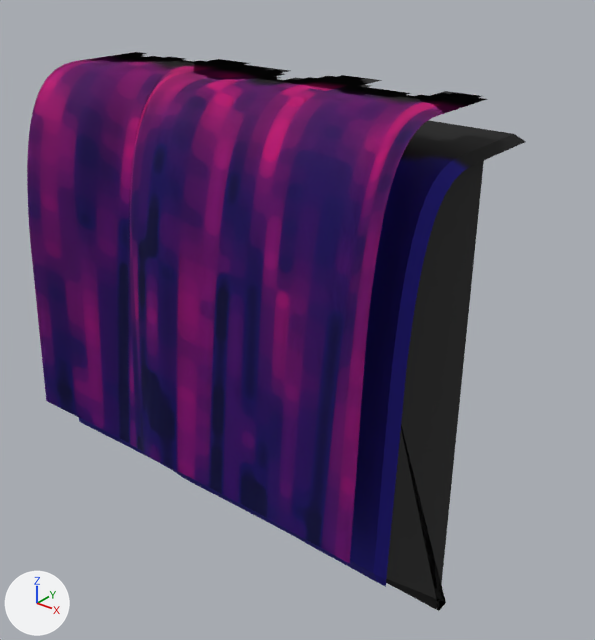
What one commit did to the glTF model public/models/enemies/newshh-129.glb.
Before and after are seen from a camera (50 mm lens) standing at (2.44, -4.22, 3.25) and looking at (0.01, -1.19, 1.37). Lighting does not change. The marker at lower left points along +X, +Y and +Z. The first picture is the older version. Vertices at exactly the same position are counted once.

Names of what the first picture shows: 'newshh-129-static', 'newshh-129-under', 'newshh-129-water-167', 'newshh-129-water-236' and 2 more.
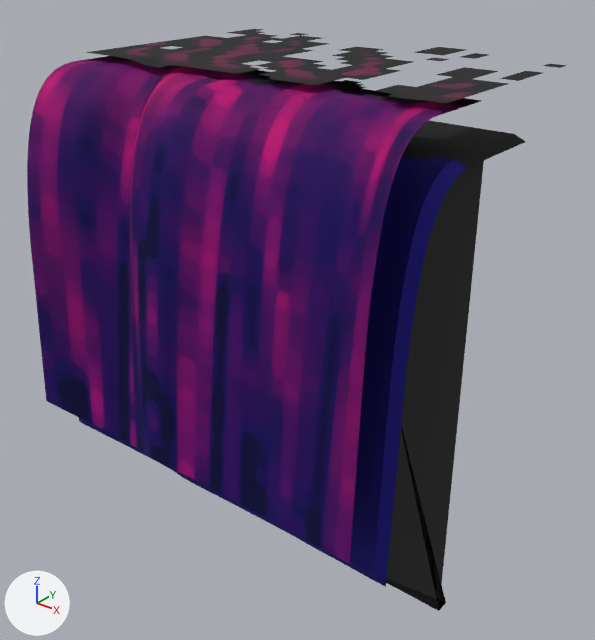
What changed in the scene script:
```text
Add img_rock_newshh_129_crest_tex:
    img_rock_newshh_129_crest_tex = load_image('rock_newshh-129_crest-tex', '_unpacked/rock_newshh-129_crest-tex', 256, 128, 'sRGB')
Add mat_rock_newshh_129_crest:
    mat_rock_newshh_129_crest = principled_material('rock_newshh-129_crest')
    mat_rock_newshh_129_crest.texture = img_rock_newshh_129_crest_tex
    mat_rock_newshh_129_crest.roughness = 0.78
Change me_newshh_129_water_236:
    used by ob_newshh_129_water_236; location = (0.0, 0.0, 0.5)
    remove me_newshh_129_water_236.from_pydata(...)  # 2163 vertices, 4110 faces; spans x -1.0..1.0, y -2.11..-1.17, z 0.28..2.13
    add me_newshh_129_water_236.from_pydata(...)  # 2074 vertices, 3952 faces; spans x -1.0..1.0, y -2.11..-1.26, z 0.28..2.13
    me_newshh_129_water_236 part 1
    89 vertices are removed from x -1.0..1.0, y -1.38..-1.17, z 2.13
    158 faces are deleted
Add me_newshh_129_crest:
    me_newshh_129_crest.from_pydata(...)  # 382 vertices, 558 faces; spans x -1.0..1.0, y -1.58..-0.33, z 1.64..1.67
    me_newshh_129_crest.materials.append(mat_rock_newshh_129_crest)  # picture img_rock_newshh_129_crest_tex
Add ob_newshh_129_crest:
    ob_newshh_129_crest = bpy.data.objects.new('newshh-129-crest', me_newshh_129_crest)
    ob_newshh_129_crest.location = (0.0, 0.0, 1.0)
```

Where the change shows, as pixel boxes (x1, y1, x2, y2) in the pictures (595 x 640 px):
'newshh-129-crest', added: after (86, 29, 567, 103)
part 1 of me_newshh_129_water_236, deleted: before (208, 59, 482, 98)
'newshh-129-water-129', unchanged, uncovered by the edit: before (120, 53, 458, 95); after (27, 56, 478, 564)
'newshh-129-water-167', unchanged, covered by the edit: before (92, 52, 481, 124); after (341, 80, 361, 84)
